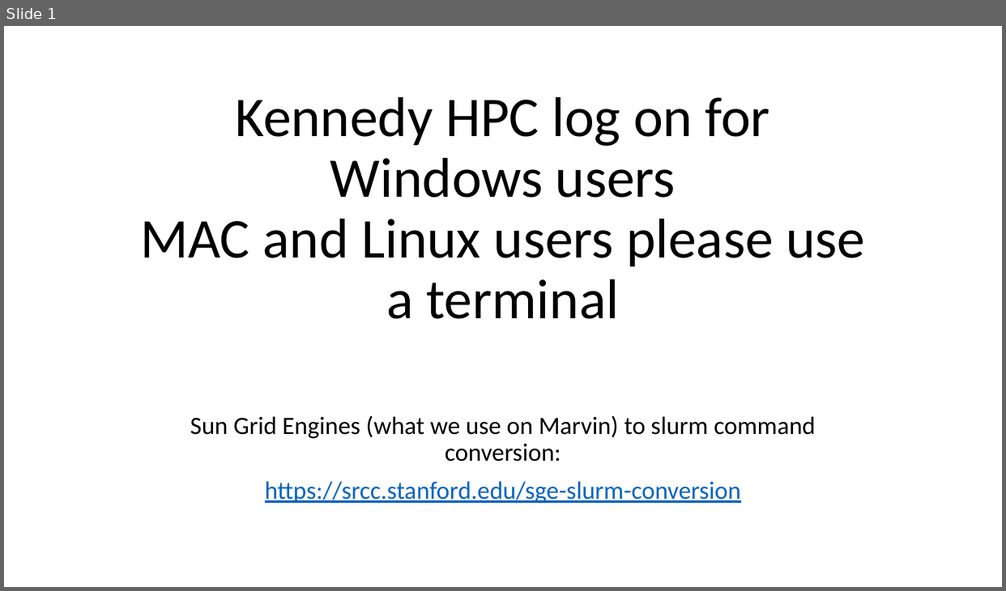
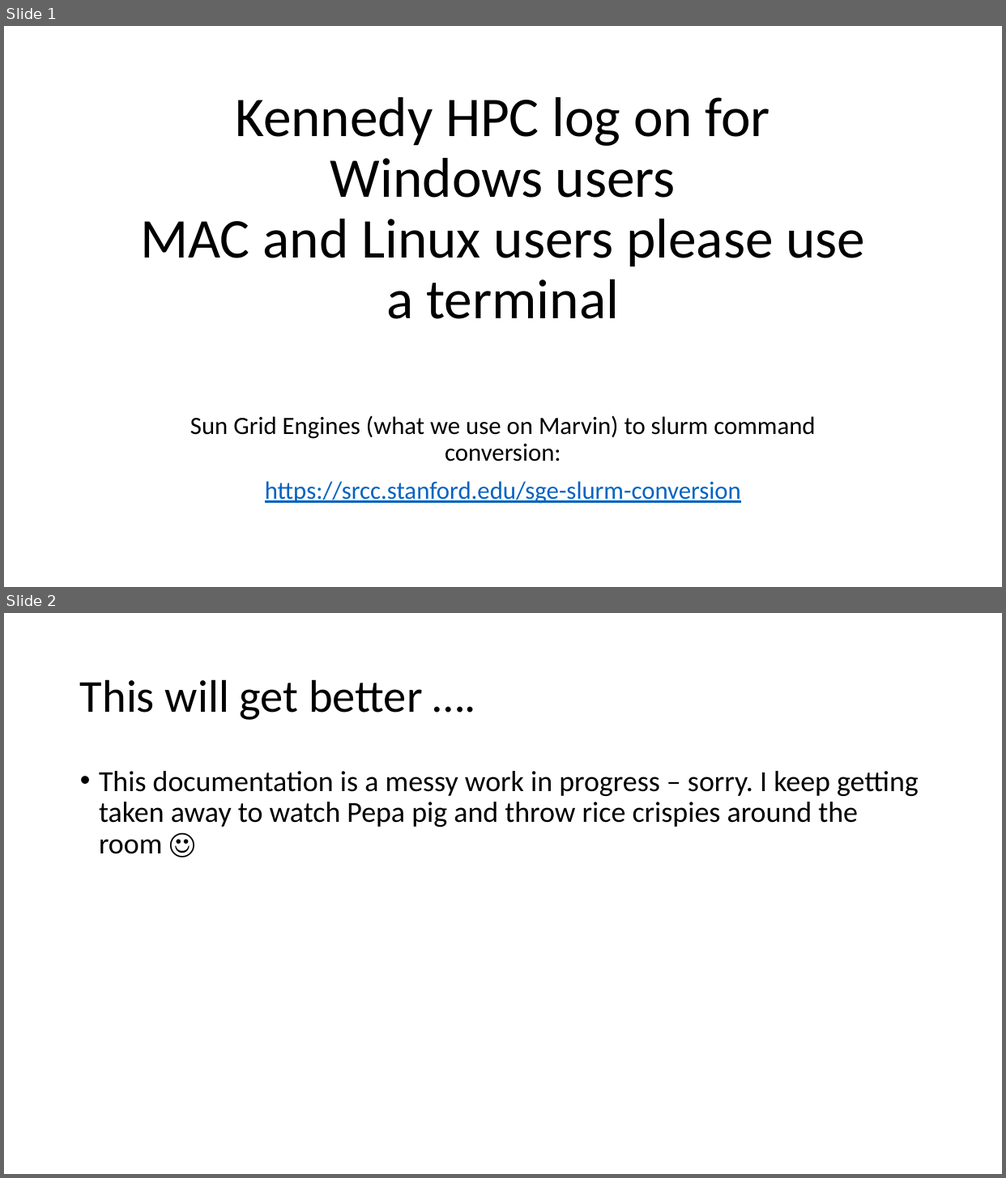
Before and after one commit to peterthorpe5/How_to_use_Kennedy_HPC, a slide deck: kenedy_getting_started-V1.pptx. Shown one above the other, each under a label of ours: slide 1 before the commit, slides 1 and 2 after it. The pictures are 1006x591 and 1006x1178 pixels, drawn with LibreOffice and Linux fonts; fonts in the diff are those of the drawing. Boxes give left, top, right and bottom in pixels: in the first picture for what was removed or moved away, otherwise in the second. Text is boxed around its words. In the diff, an @@ line names an element or a change of style, - is before the commit and + after.

```diff
--- a/kenedy_getting_started-V1.pptx
+++ b/kenedy_getting_started-V1.pptx
@@ slide 2 added at box(4, 613, 1002, 1174), background #FFFFFF @@
@@ title added at box(80, 679, 422, 720), 44 pt, text #000000 @@
+This will get better ….
@@ text added at box(99, 771, 918, 854), 28 pt, text #000000 @@
+• This documentation is a messy work in progress – sorry. I keep getting taken away to watch Pepa pig and throw rice crispies around the room ☺
```
Also in this commit, not shown: 1 slide changed.
